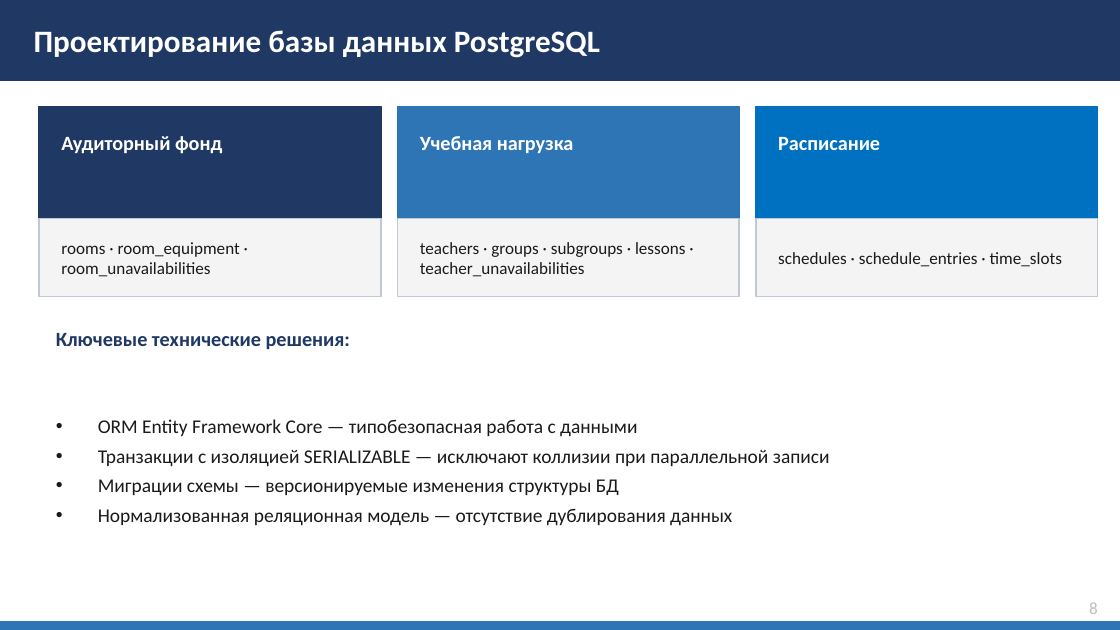
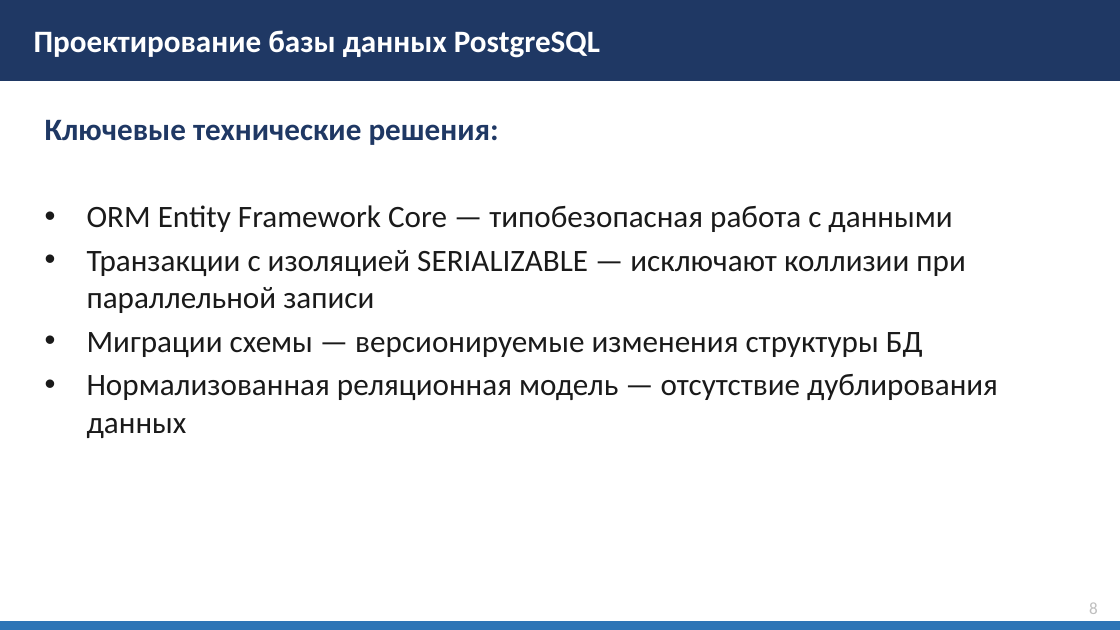
Before and after one commit to Dmitriy8570/Auto-Schedule-For-ASU, a slide deck: slide 8 of Docs/Bardakov_VKR_Final.pptx. Drawn at 1120x630 pixels with LibreOffice and Linux fonts; fonts in the diff are those of the drawing. Boxes give left, top, right and bottom in pixels: in the first picture for what was removed or moved away, otherwise in the second. Text is boxed around its words. In the diff, an @@ line names an element or a change of style, - is before the commit and + after.

```diff
--- a/Docs/Bardakov_VKR_Final.pptx
+++ b/Docs/Bardakov_VKR_Final.pptx
@@ text "Ключевые технические решения:": place and size @@
-text "Ключевые технические решения:" at (56,333,350,349)
+text "Ключевые технические решения:" at (45,119,499,145)
@@ text "Ключевые технические решения:" at (45,119,499,145): size 13 to 20 pt @@
@@ rectangle removed at (39,106,381,218) @@
@@ rectangle removed at (398,106,739,218) @@
@@ rectangle removed at (756,106,1098,218) @@
@@ text removed at (61,136,222,154) @@
-Аудиторный фонд
@@ text removed at (420,136,574,153) @@
-Учебная нагрузка
@@ text removed at (778,137,880,150) @@
-Расписание
@@ text "ORM Entity Framework Core — ...": place and size @@
-text "ORM Entity Framework Core — ..." at (98,419,830,526)
+text "ORM Entity Framework Core — ..." at (87,205,998,438)
@@ text "ORM Entity Framework Core — ..." at (87,205,998,438): size 12.5 to 20 pt @@
@@ rectangle removed at (39,218,381,297) @@
@@ rectangle removed at (398,218,739,297) @@
@@ rectangle removed at (756,218,1098,297) @@
@@ text removed at (61,242,240,277) @@
-rooms · room_equipment · room_unavailabilities
@@ text removed at (420,242,686,277) @@
-teachers · groups · subgroups · lessons · teacher_unavailabilities
@@ text removed at (778,252,1062,267) @@
-schedules · schedule_entries · time_slots
```
Also in this commit, not shown: 9 other slides changed, 3 slides added, 43 other files.
